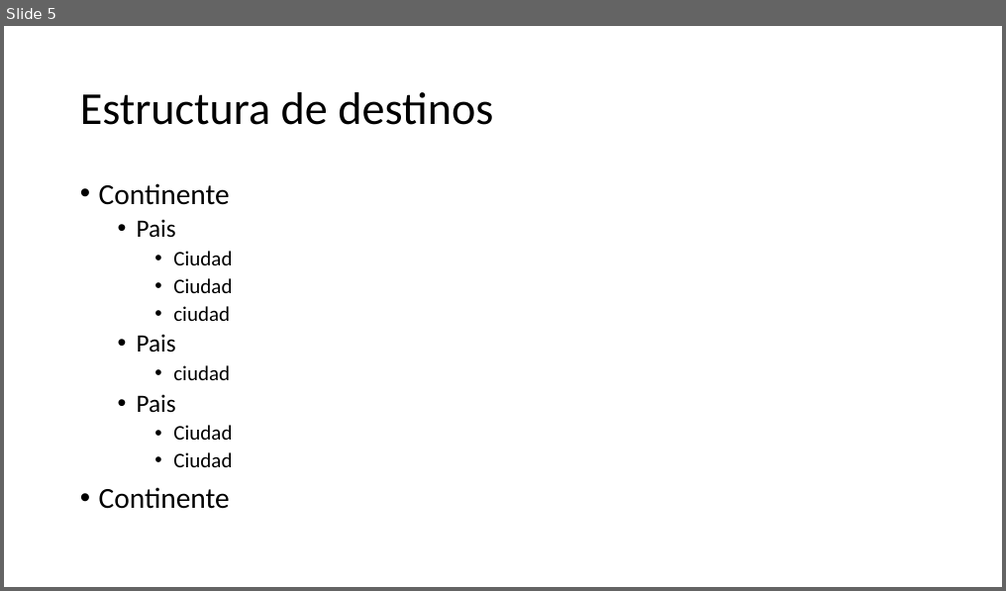
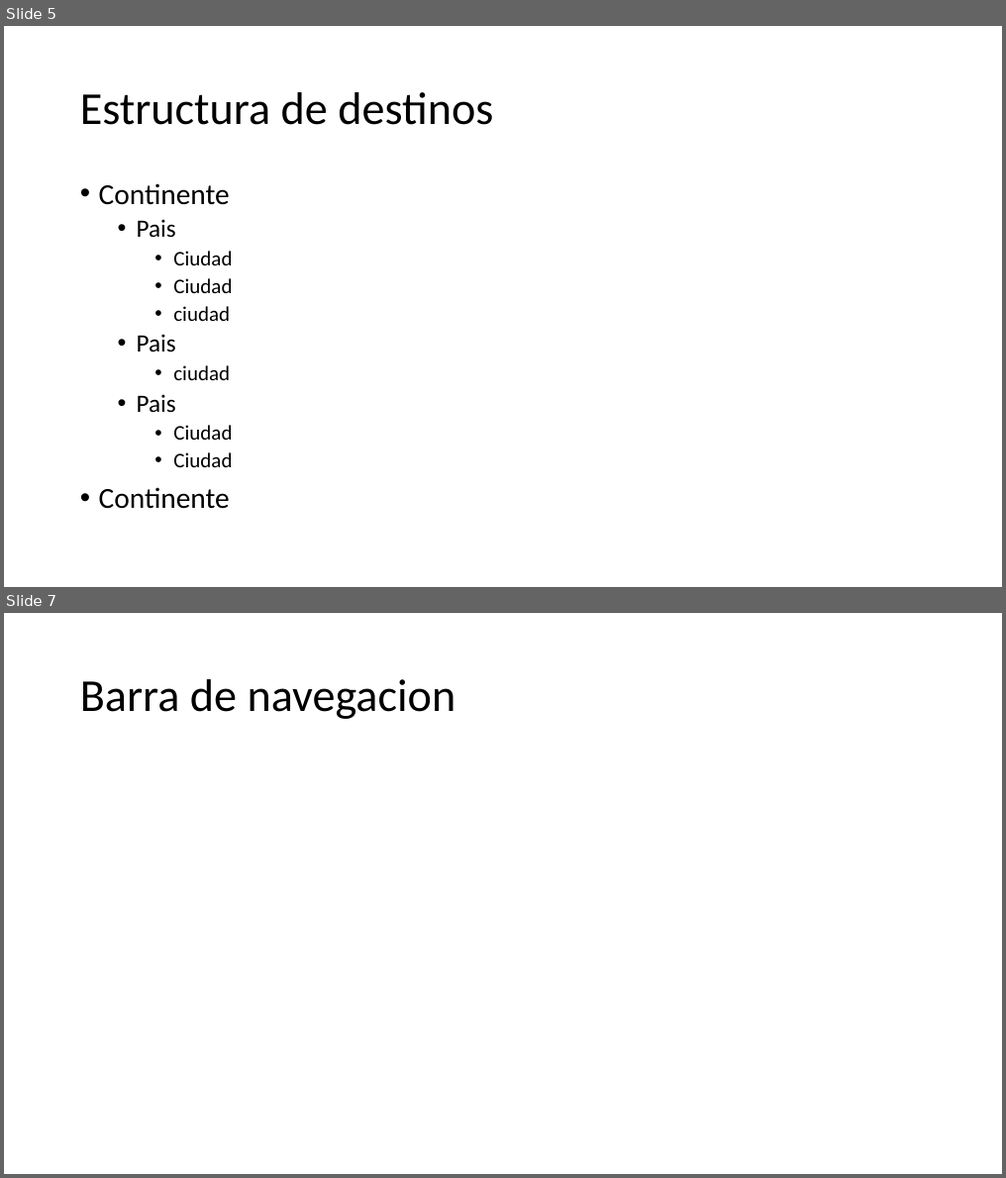
Before and after one commit to dominique120/1684, a slide deck: El Destino Alterno.pptx. Shown one above the other, each under a label of ours: slide 5 before the commit, slides 5 and 7 after it; the slides between them are not shown. The pictures are 1006x591 and 1006x1178 pixels, drawn with LibreOffice and Linux fonts; fonts in the diff are those of the drawing. Boxes give left, top, right and bottom in pixels: in the first picture for what was removed or moved away, otherwise in the second. Text is boxed around its words. In the diff, an @@ line names an element or a change of style, - is before the commit and + after.

```diff
--- a/El Destino Alterno.pptx
+++ b/El Destino Alterno.pptx
@@ slide 7 added at (x1=4, y1=613, x2=1002, y2=1174), background #FFFFFF @@
@@ title added at (x1=80, y1=679, x2=456, y2=719), 44 pt, text #000000 @@
+Barra de navegacion
```
Also in this commit, not shown: 20 other slides added, 1 slide removed, 6 other files.
